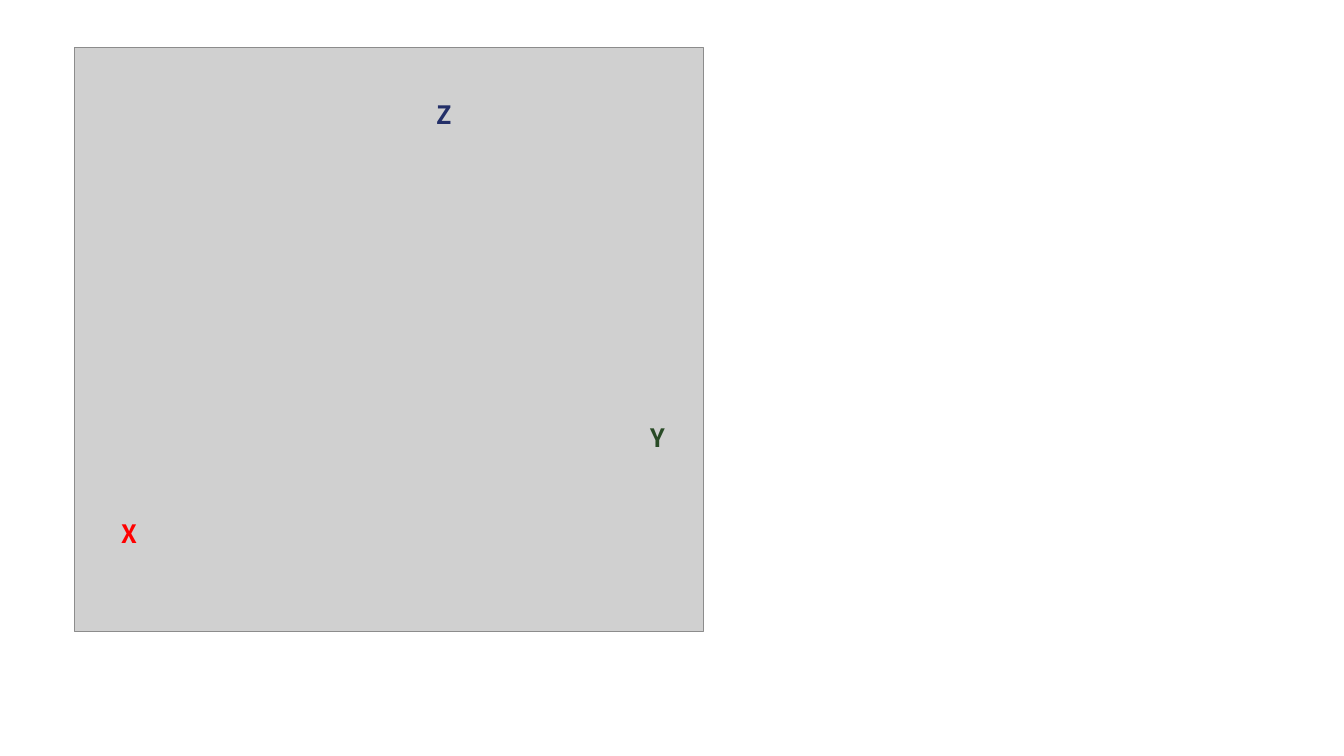
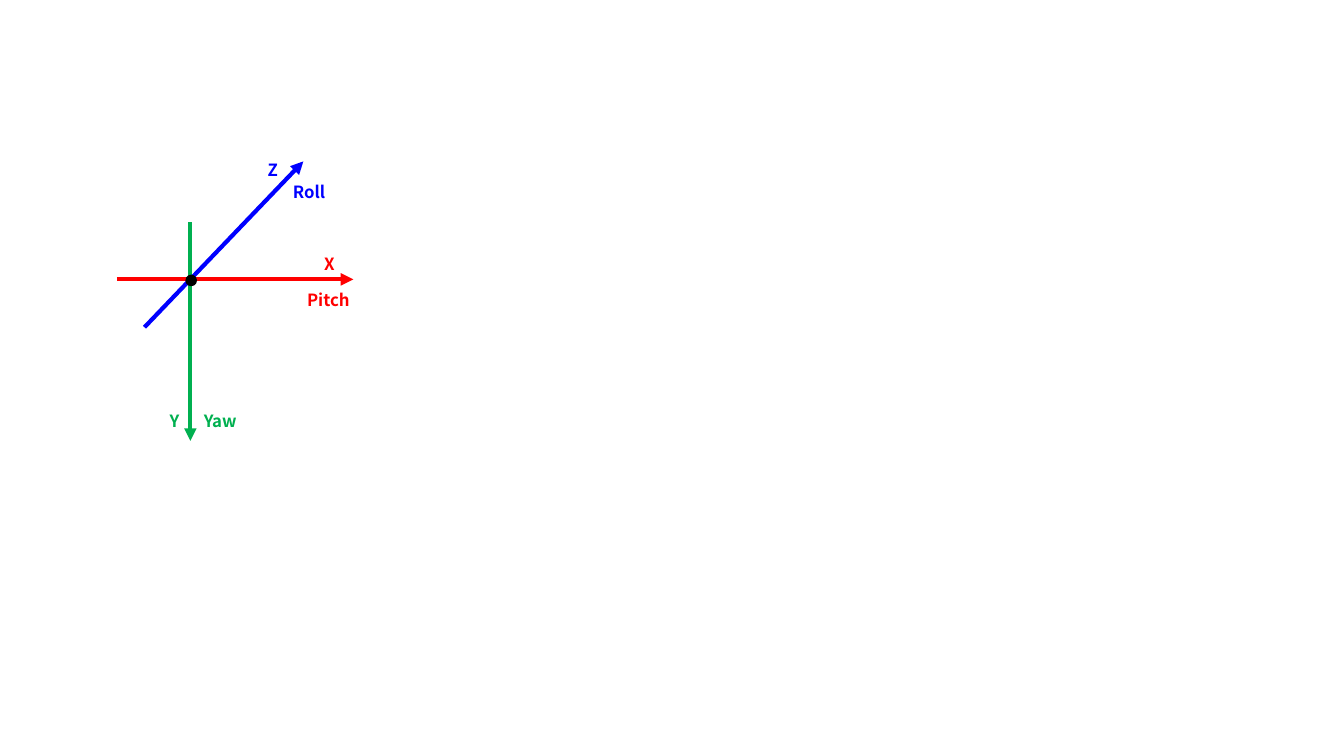
Before and after one commit to gaussian37/gaussian37.github.io, a slide deck: slide 4 of assets/img/math/calculus/cylindrical_spherical_coordinate_system/cylindrical_spherical_coordinate_system.pptx (slide 3 before the commit). Drawn at 1344x756 pixels with LibreOffice and Linux fonts; fonts in the diff are those of the drawing; grey boxes stand for pictures. Boxes give left, top, right and bottom in pixels: in the first picture for what was removed or moved away, otherwise in the second. Text is boxed around its words. In the diff, an @@ line names an element or a change of style, - is before the commit and + after.

```diff
--- a/assets/img/math/calculus/cylindrical_spherical_coordinate_system/cylindrical_spherical_coordinate_system.pptx
+++ b/assets/img/math/calculus/cylindrical_spherical_coordinate_system/cylindrical_spherical_coordinate_system.pptx
@@ picture removed at bbox=[75, 47, 704, 631] @@
@@ text "Z": place and size @@
-text "Z" at bbox=[437, 105, 452, 124]
+text "Z" at bbox=[268, 163, 278, 176]
@@ text "Z" at bbox=[268, 163, 278, 176]: size 18 to 12 pt, text colour #232F68 to #0000FF @@
@@ group added at bbox=[117, 161, 354, 441]: 3 arrows, 3 texts, 1 ellipse @@
+Pitch
+Yaw
+Roll
@@ text "X": place and size @@
-text "X" at bbox=[122, 524, 138, 543]
+text "X" at bbox=[324, 257, 335, 270]
@@ text "X" at bbox=[324, 257, 335, 270]: size 18 to 12 pt @@
@@ text "Y": place and size @@
-text "Y" at bbox=[650, 428, 665, 447]
+text "Y" at bbox=[170, 414, 180, 427]
@@ text "Y" at bbox=[170, 414, 180, 427]: size 18 to 12 pt, text colour #294B26 to #00B050 @@
```
Also in this commit, not shown: 1 slide added, 4 other files.
